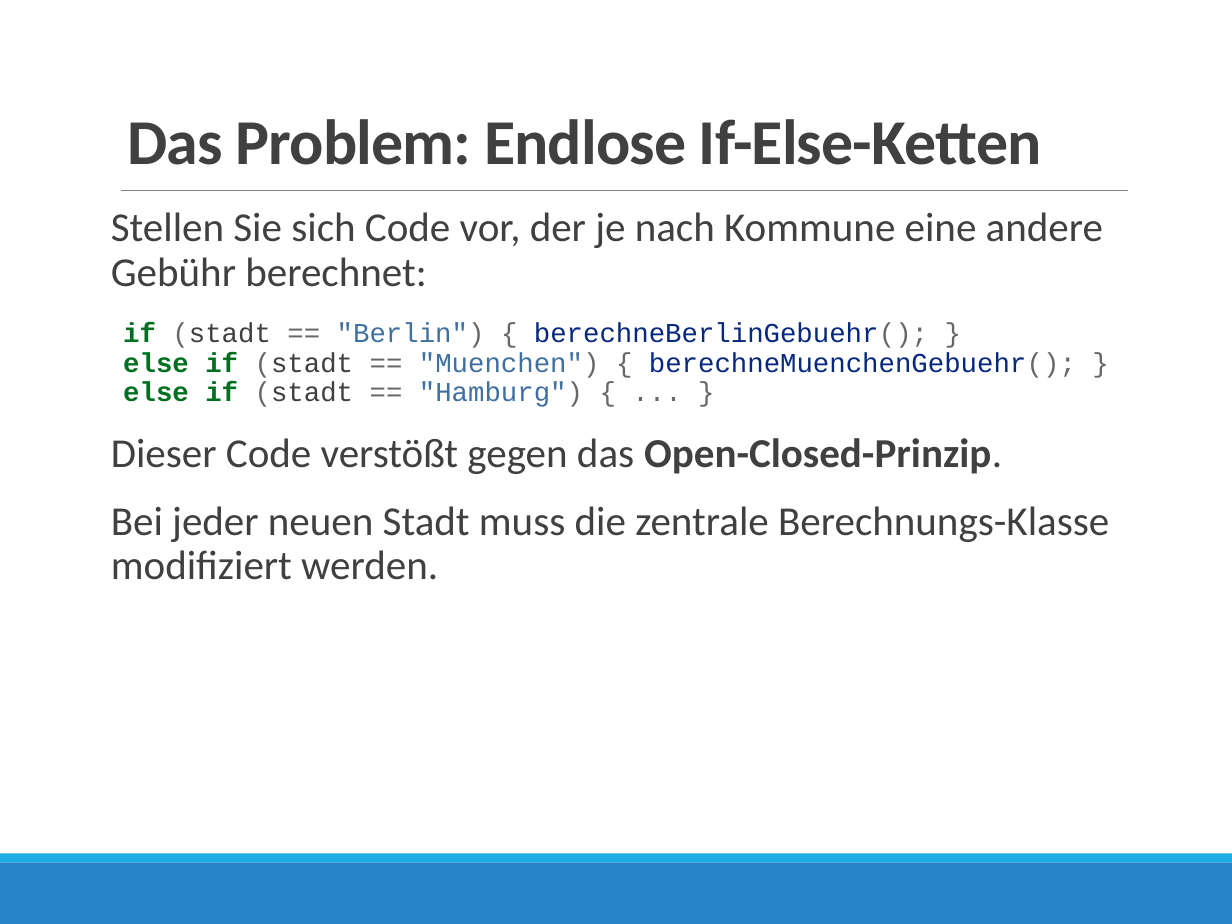
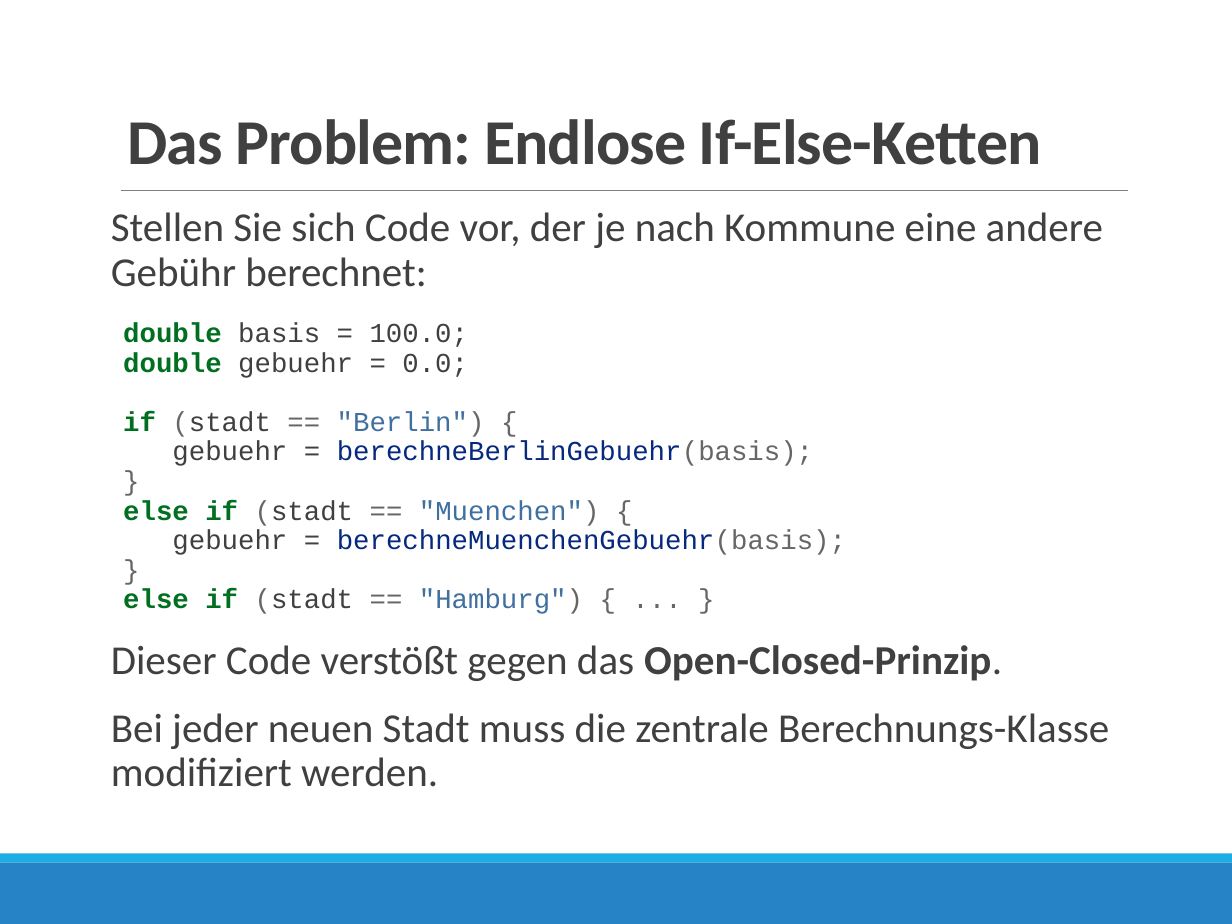
Before and after one commit to borleias/VIB_OOP_Neuplanung, a slide deck: slide 9 of Woche_3_DesignPatterns_II/03_Design_Patterns_II_v01.pptx. Drawn at 1232x924 pixels with LibreOffice and Linux fonts; fonts in the diff are those of the drawing. Boxes give left, top, right and bottom in pixels: in the first picture for what was removed or moved away, otherwise in the second. Text is boxed around its words. In the diff, an @@ line names an element or a change of style, - is before the commit and + after.

```diff
--- a/Woche_3_DesignPatterns_II/03_Design_Patterns_II_v01.pptx
+++ b/Woche_3_DesignPatterns_II/03_Design_Patterns_II_v01.pptx
@@ text at (123, 323, 846, 614): text changed; text colour #06287E to #404040 @@
-if (stadt == "Berlin") { berechneBerlinGebuehr(); }
-else if (stadt == "Muenchen") { berechneMuenchenGebuehr(); }
-else if (stadt == "Hamburg") { ... }
+double basis = 100.0;
+double gebuehr = 0.0;
+if (stadt == "Berlin") {
+gebuehr = berechneBerlinGebuehr(basis);
+}
+else if (stadt == "Muenchen") {
+gebuehr = berechneMuenchenGebuehr(basis);
+}
+else if (stadt == "Hamburg") { ... }
```
Also in this commit, not shown: 6 other slides changed, 3 slides added, 1 slide removed, 15 other files.
